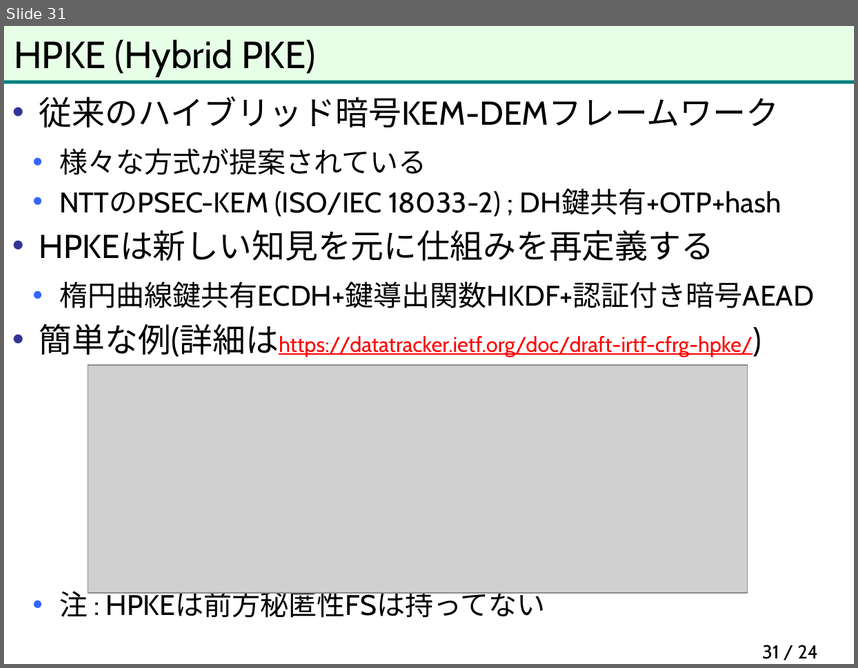
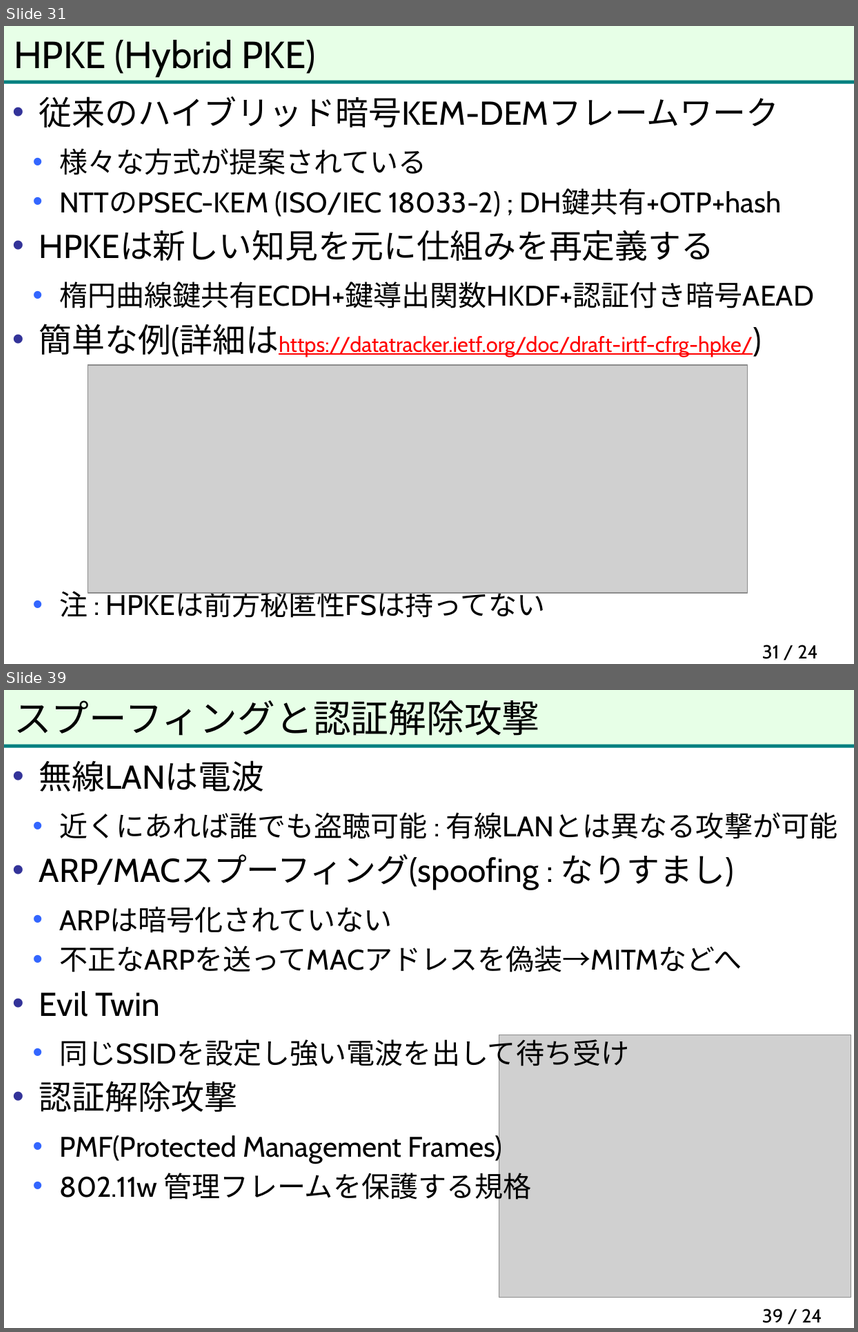
Before and after one commit to herumi/anninbon, a slide deck: lec/anninbon9.pptx. Shown one above the other, each under a label of ours: slide 31 before the commit, slides 31 and 39 after it; the slides between them are not shown. The pictures are 858x668 and 858x1332 pixels, drawn with LibreOffice and Linux fonts; fonts in the diff are those of the drawing; grey boxes stand for pictures; background and template pictures are left out. Boxes give left, top, right and bottom in pixels: in the first picture for what was removed or moved away, otherwise in the second. Text is boxed around its words. In the diff, an @@ line names an element or a change of style, - is before the commit and + after.

```diff
--- a/lec/anninbon9.pptx
+++ b/lec/anninbon9.pptx
@@ slide 39 added at [4,690,854,1328], background #FFFFFF; not listed: 2 template elements that a slide beside it also shows @@
@@ title added at [14,700,540,736], 32 pt, text #000000 @@
+スプーフィングと認証解除攻撃
@@ text added at [39,760,838,1204], 24 pt, text #000000 @@
+• 無線LANは電波
+  • 近くにあれば誰でも盗聴可能 : 有線LANとは異なる攻撃が可能
+• ARP/MACスプーフィング(spoofing : なりすまし)
+  • ARPは暗号化されていない
+  • 不正なARPを送ってMACアドレスを偽装→MITMなどへ
+• Evil Twin
+  • 同じSSIDを設定し強い電波を出して待ち受け
+• 認証解除攻撃
+  • PMF(Protected Management Frames)
+  • 802.11w 管理フレームを保護する規格
@@ picture added at [499,1035,851,1297] @@
@@ page number added at [762,1308,822,1323], 16 pt, text #000000 @@
+39 / 24
```
Also in this commit, not shown: 12 other slides added.
